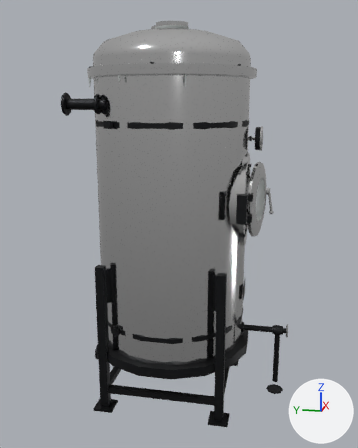
The glTF model game/assets/models/autoclave_dead.glb, before and after one commit.
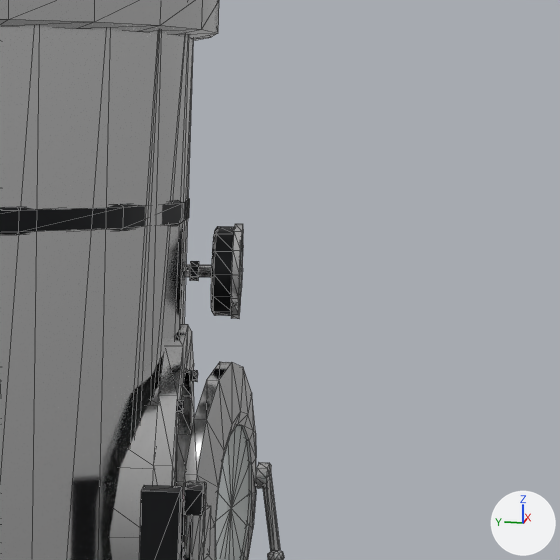
There are two pictures of each version: one whole from a 50 mm lens placed at (-2.773, -0.593, 1.73), pointed at (-0.021, -0.043, 1.043), one close up on the part from 56% to 96% of the width and 15% to 48% of the height. Arrows for +X, +Y and +Z are at lower right; the lights stay in place. The first two pictures are the older version. The close-ups show mesh edges as thin lines. Vertices at exactly the same position are counted once.

Names of what the first close-up shows: 'autoclave_dead'.
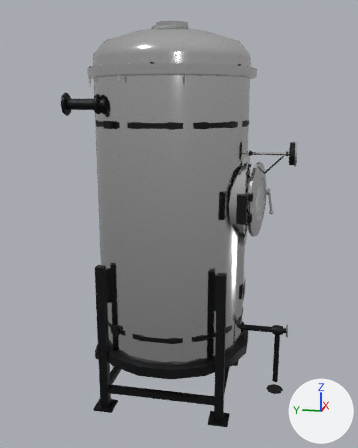
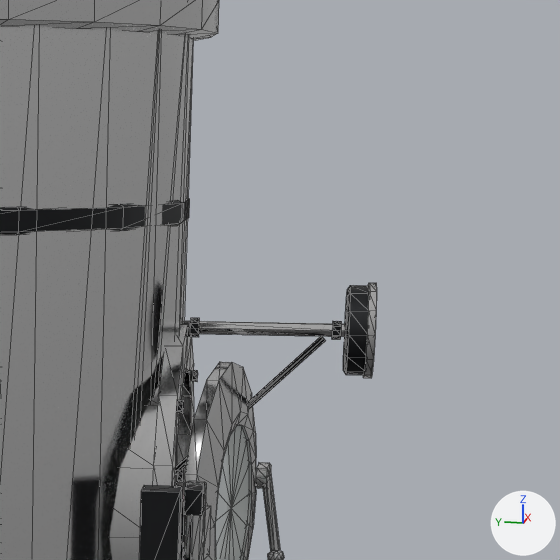
What the commit changed:
me_autoclave_dead is used by ob_autoclave_dead; location (0.0, 0.0, 0.0).
me_autoclave_dead had 2020 vertices, 3337 faces and spanned x -0.46..0.46, y -0.7..0.5, z 0.0..2.17.
me_autoclave_dead now has 2060 vertices, 3397 faces and spans x -0.46..0.46, y -0.7..0.5, z 0.0..2.17.
me_autoclave_dead part 1: the loose piece of 13 vertices spanning x 0.09..0.11, y -0.44..-0.43, z 1.52..1.54 is copied, and the copy is moved by (-0.02, -0.21, -0.08); it spans x 0.07..0.09, y -0.64..-0.63, z 1.44..1.46.
me_autoclave_dead part 2: the loose piece of 37 vertices spanning x 0.04..0.16, y -0.49..-0.46, z 1.47..1.59 is copied, and the copy is moved by (-0.02, -0.19, -0.08); it spans x 0.02..0.14, y -0.68..-0.65, z 1.39..1.51.
me_autoclave_dead part 3: a new loose piece of 14 vertices spanning x 0.07..0.09, y -0.62..-0.4, z 1.23..1.44, in mat_m_steel_dark (black #2a2b2d).
Part 4, on me_autoclave_dead:
31 vertices are removed from x 0.04..0.16, y -0.49..-0.46, z 1.47..1.59.
60 faces are deleted.
67 vertices in x 0.03..0.17, y -0.5..-0.46, z 1.46..1.6 move by (-0.02, -0.19, -0.08).
13 vertices in x 0.09..0.11, y -0.44..-0.43, z 1.52..1.54 move by (-0.02, 0.0, -0.08).
7 vertices in x 0.09..0.11, y -0.39, z 1.52..1.54 move by (-0.02, -0.01, -0.08).
6 vertices move from x 0.04..0.1, y -0.49, z 1.47..1.59 to x 0.07..0.09, y -0.43..-0.42, z 1.22..1.24.
7 vertices are added at x 0.07..0.09, y -0.43..-0.42, z 1.22..1.24.
18 new faces join them, mat_m_steel_dark (black #2a2b2d).
Other edits to the shape of me_autoclave_dead do not show in these pictures.

Where the change shows, as pixel boxes [x1, y1, x2, y2] in the close-ups (560 x 560 px; the box of a moved part takes in the faces that stretch with it):
'autoclave_dead', reshaped
    before: [0, 0, 284, 560]
    after: [0, 0, 377, 560]
part 1 of me_autoclave_dead, added
    after: [332, 321, 341, 339]
part 2 of me_autoclave_dead, added
    after: [343, 285, 369, 375]
part 3 of me_autoclave_dead, added
    after: [175, 336, 326, 475]
part 4 of me_autoclave_dead, moved or reshaped
    before: [211, 226, 235, 316]
    after: [177, 470, 183, 482]
